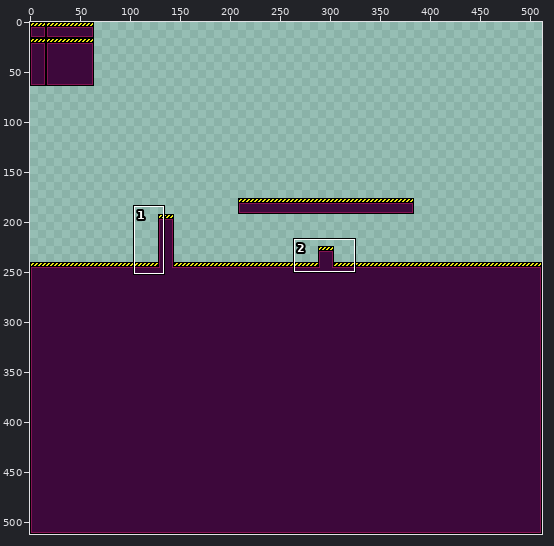
Pixel-art file, stored at art-sources/platforms-source1.aseprite. The picture above shows the old version from afar; the outline marks the close-up.
Close-up. Old version:
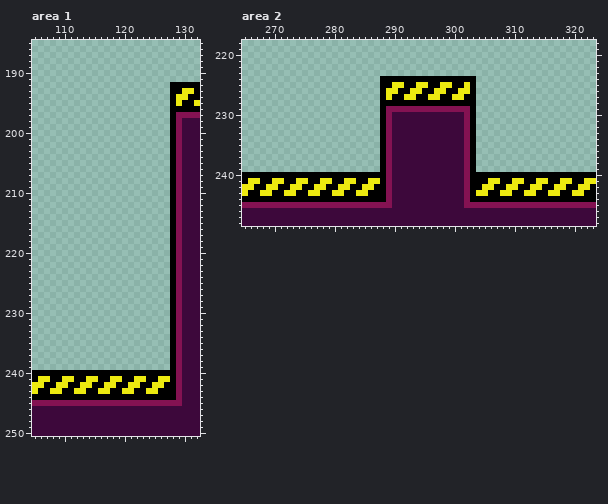
512x512 pixels, 1 frame. Shown: area 1: x 105..132, y 185..250; area 2: x 265..323, y 218..248.
The result:
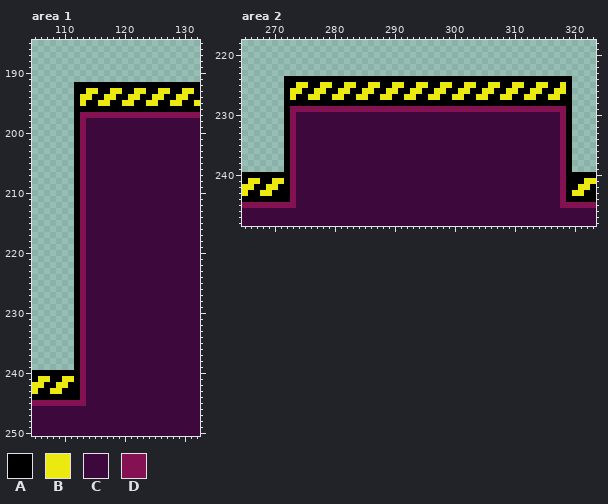
Palette (. is transparent): A #000000  B #ece910  C #3d083b  D #841252
Difference:
Changed rows in their new state; - is an unchanged pixel.
Area 1:
first column x 112:
192 AAAAAAAAAAAAAAAA--
193 AABBAABBAABBAABB--
194 ABBAABBAABBAABBA--
195 ABAABBAABBAABBAAB-
196 AAAAAAAAAAAAAAAA--
197 ADDDDDDDDDDDDDDDD-
198 ADCCCCCCCCCCCCCCCC
199 ADCCCCCCCCCCCCCCCC
200 ADCCCCCCCCCCCCCCCC
201 ADCCCCCCCCCCCCCCCC
202 ADCCCCCCCCCCCCCCCC
203 ADCCCCCCCCCCCCCCCC
204 ADCCCCCCCCCCCCCCCC
205 ADCCCCCCCCCCCCCCCC
206 ADCCCCCCCCCCCCCCCC
207 ADCCCCCCCCCCCCCCCC
208 ADCCCCCCCCCCCCCCCC
209 ADCCCCCCCCCCCCCCCC
210 ADCCCCCCCCCCCCCCCC
211 ADCCCCCCCCCCCCCCCC
212 ADCCCCCCCCCCCCCCCC
213 ADCCCCCCCCCCCCCCCC
214 ADCCCCCCCCCCCCCCCC
215 ADCCCCCCCCCCCCCCCC
216 ADCCCCCCCCCCCCCCCC
217 ADCCCCCCCCCCCCCCCC
218 ADCCCCCCCCCCCCCCCC
219 ADCCCCCCCCCCCCCCCC
220 ADCCCCCCCCCCCCCCCC
221 ADCCCCCCCCCCCCCCCC
222 ADCCCCCCCCCCCCCCCC
223 ADCCCCCCCCCCCCCCCC
224 ADCCCCCCCCCCCCCCCC
225 ADCCCCCCCCCCCCCCCC
226 ADCCCCCCCCCCCCCCCC
227 ADCCCCCCCCCCCCCCCC
228 ADCCCCCCCCCCCCCCCC
229 ADCCCCCCCCCCCCCCCC
230 ADCCCCCCCCCCCCCCCC
231 ADCCCCCCCCCCCCCCCC
232 ADCCCCCCCCCCCCCCCC
233 ADCCCCCCCCCCCCCCCC
234 ADCCCCCCCCCCCCCCCC
235 ADCCCCCCCCCCCCCCCC
236 ADCCCCCCCCCCCCCCCC
237 ADCCCCCCCCCCCCCCCC
238 ADCCCCCCCCCCCCCCCC
239 ADCCCCCCCCCCCCCCCC
240 -DCCCCCCCCCCCCCCCC
241 -DCCCCCCCCCCCCCCCC
242 -DCCCCCCCCCCCCCCCC
243 ADCCCCCCCCCCCCCCCC
244 -DCCCCCCCCCCCCCCCC
245 --CCCCCCCCCCCCCCCC
Area 2:
first column x 272:
224 AAAAAAAAAAAAAAAA----------------AAAAAAAAAAAAAAAA
225 AABBAABBAABBAABB---------------BAABBAABBAABBAABA
226 ABBAABBAABBAABBA----------------ABBAABBAABBAABBA
227 ABAABBAABBAABBAAB---------------BBAABBAABBAABBAA
228 AAAAAAAAAAAAAAAA----------------AAAAAAAAAAAAAAAA
229 ADDDDDDDDDDDDDDDD--------------DDDDDDDDDDDDDDDDA
230 ADCCCCCCCCCCCCCCCC------------CCCCCCCCCCCCCCCCDA
231 ADCCCCCCCCCCCCCCCC------------CCCCCCCCCCCCCCCCDA
232 ADCCCCCCCCCCCCCCCC------------CCCCCCCCCCCCCCCCDA
233 ADCCCCCCCCCCCCCCCC------------CCCCCCCCCCCCCCCCDA
234 ADCCCCCCCCCCCCCCCC------------CCCCCCCCCCCCCCCCDA
235 ADCCCCCCCCCCCCCCCC------------CCCCCCCCCCCCCCCCDA
236 ADCCCCCCCCCCCCCCCC------------CCCCCCCCCCCCCCCCDA
237 ADCCCCCCCCCCCCCCCC------------CCCCCCCCCCCCCCCCDA
238 ADCCCCCCCCCCCCCCCC------------CCCCCCCCCCCCCCCCDA
239 ADCCCCCCCCCCCCCCCC------------CCCCCCCCCCCCCCCCDA
240 -DCCCCCCCCCCCCCCCC------------CCCCCCCCCCCCCCCCD-
241 -DCCCCCCCCCCCCCCCC------------CCCCCCCCCCCCCCCCDA
242 -DCCCCCCCCCCCCCCCC------------CCCCCCCCCCCCCCCCD-
243 ADCCCCCCCCCCCCCCCC------------CCCCCCCCCCCCCCCCD-
244 -DCCCCCCCCCCCCCCCC------------CCCCCCCCCCCCCCCCD-
245 --CCCCCCCCCCCCCCCC------------CCCCCCCCCCCCCCCC--
Pixel boxes of the changes (left, top, right, bottom) in both close-ups:
changed: (74, 82, 182, 406)
changed: (284, 76, 392, 208)
changed: (464, 76, 572, 208)
